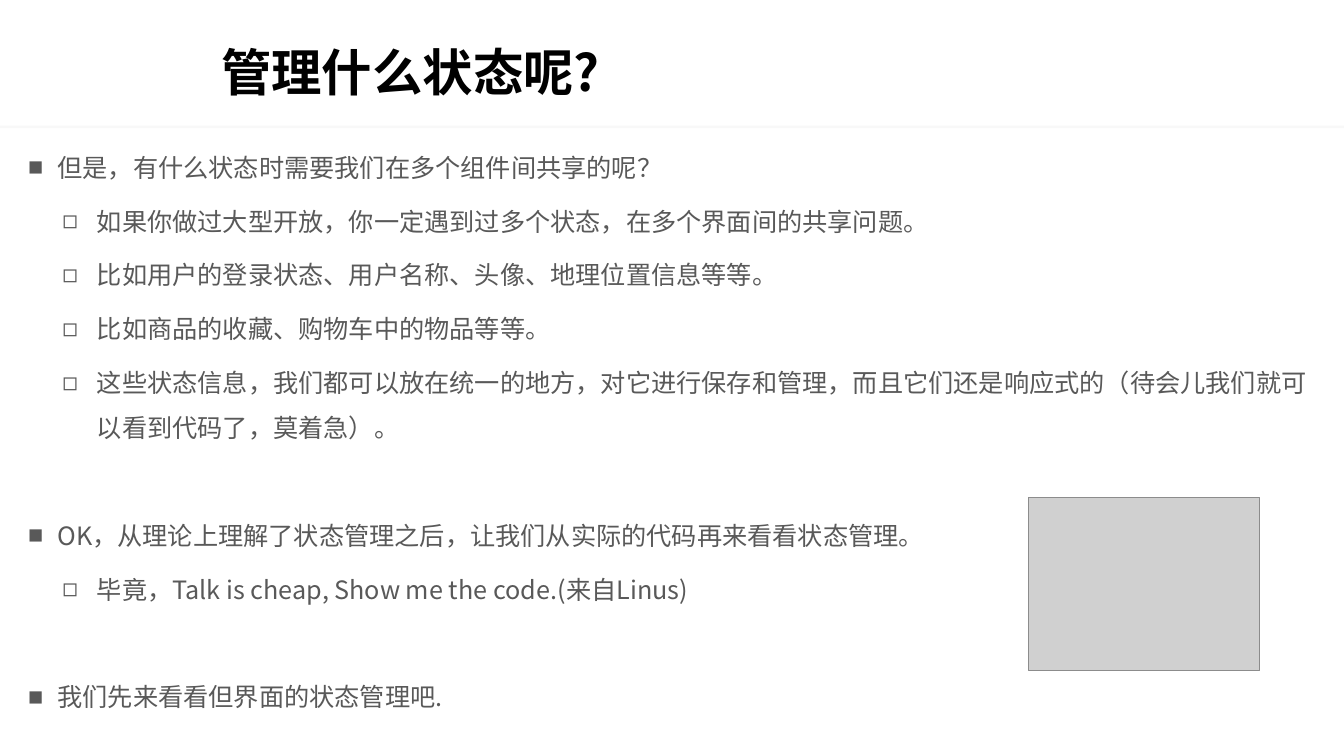
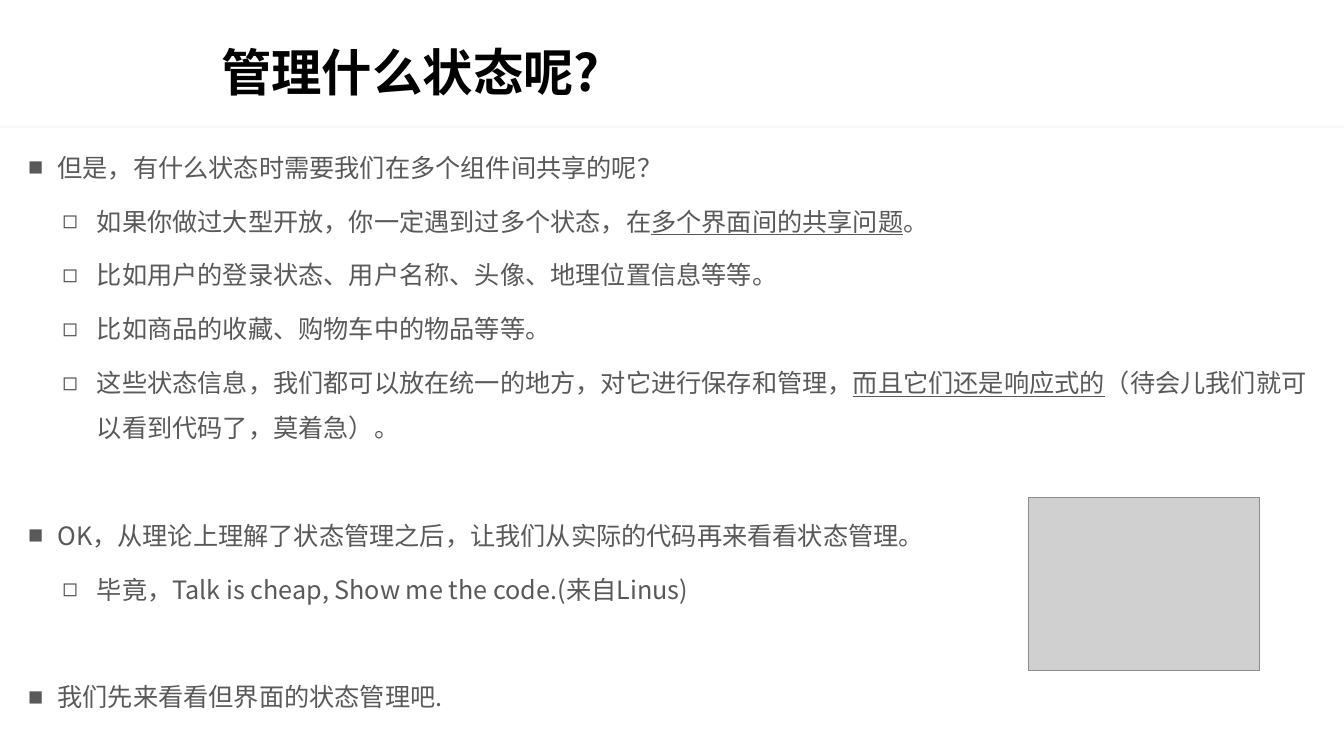
Before and after one commit to LuckyJiang/VuePractice, a slide deck: slide 3 of PPT/09-Vuex详解.pptx. Drawn at 1344x756 pixels with LibreOffice and Linux fonts; fonts in the diff are those of the drawing; grey boxes stand for pictures; background and template pictures are left out. Boxes give left, top, right and bottom in pixels: in the first picture for what was removed or moved away, otherwise in the second. Text is boxed around its words. In the diff, an @@ line names an element or a change of style, - is before the commit and + after.

Commit message:
预习Vuex 笔记：状态管理模式

```diff
--- a/PPT/09-Vuex详解.pptx
+++ b/PPT/09-Vuex详解.pptx
@@ text at bbox=[97, 209, 1307, 440]: underline on in "如果你做过大型开放，你一定遇到过多个状态，在多个界面间的共享问题。", "这些状态信息，我们都可以放在统一的地方，对它进行保存和管理，而且它们还是响应式的（待会儿我们就可以看到代码了，莫着急）。" @@
```
Also in this commit, not shown: 4 other slides changed.
